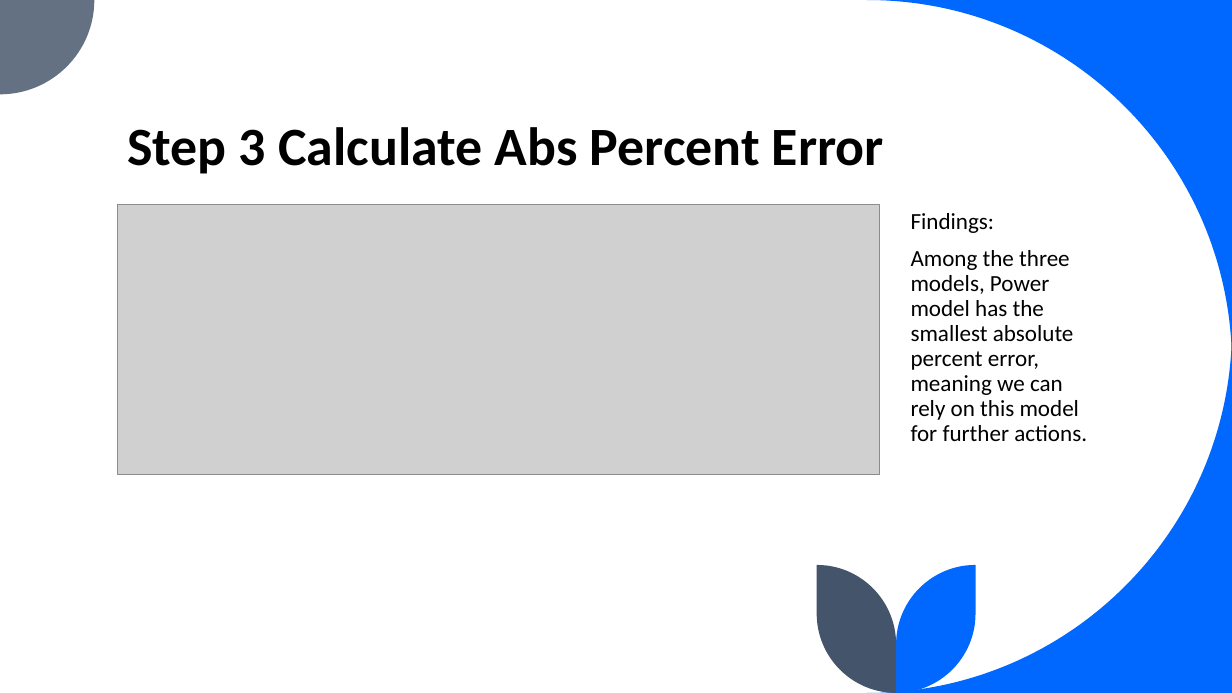
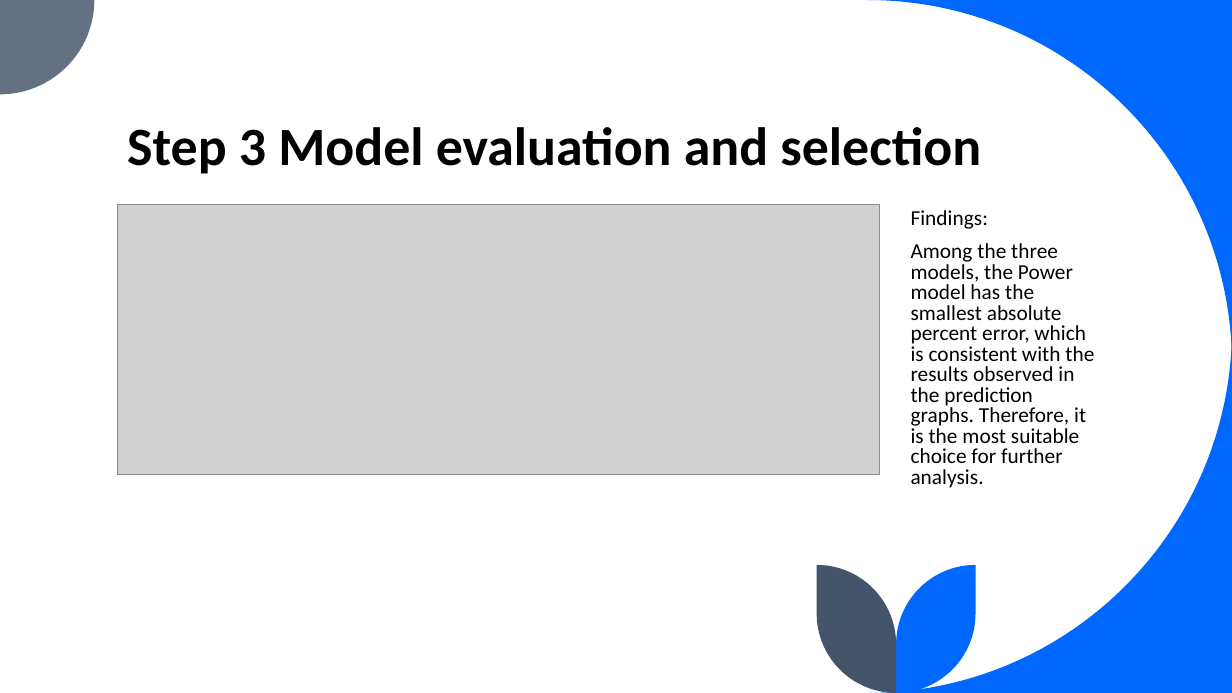
Before and after one commit to leiliu7/Data-Analytics-Data-Science-Portfolio, a slide deck: slide 6 of Smart pricing using Excel/Maximizing Profitability Through Smart Pricing Presentation.pptx. Drawn at 1232x693 pixels with LibreOffice and Linux fonts; fonts in the diff are those of the drawing; grey boxes stand for pictures. Boxes give left, top, right and bottom in pixels: in the first picture for what was removed or moved away, otherwise in the second. Text is boxed around its words. In the diff, an @@ line names an element or a change of style, - is before the commit and + after.

```diff
--- a/Smart pricing using Excel/Maximizing Profitability Through Smart Pricing Presentation.pptx
+++ b/Smart pricing using Excel/Maximizing Profitability Through Smart Pricing Presentation.pptx
@@ title at (x1=127, y1=127, x2=981, y2=174): text changed @@
-Step 3 Calculate Abs Percent Error
+Step 3 Model evaluation and selection
@@ text at (x1=911, y1=210, x2=988, y2=229): size 18 to 16.6 pt in "Findings:"; line spacing 0.9 to 0.8 @@
@@ text at (x1=911, y1=243, x2=1094, y2=488): text changed; size 18 to 16.6 pt @@
-Among the three models, Power model has the smallest absolute percent error, meaning we can rely on this model for further actions.
+Among the three models, the Power model has the smallest absolute percent error, which is consistent with the results observed in the prediction graphs. Therefore, it is the most suitable choice for further analysis.
```
Also in this commit, not shown: 5 other slides changed, 2 other files.
